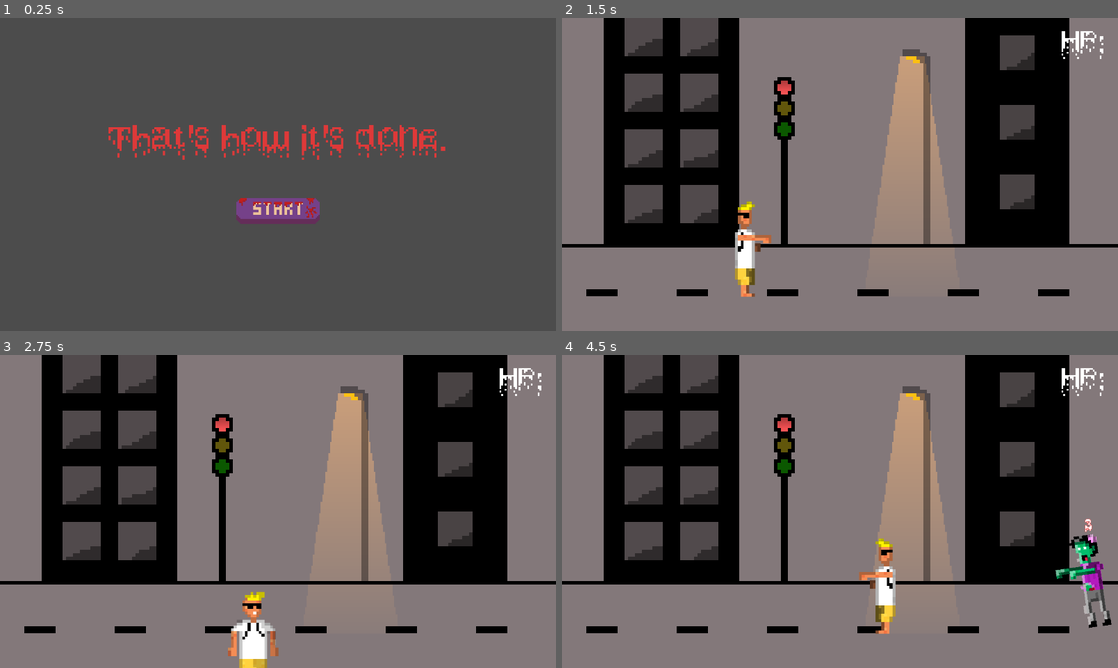
Above: before the commit, frames 1-4 (two rows, left to right).
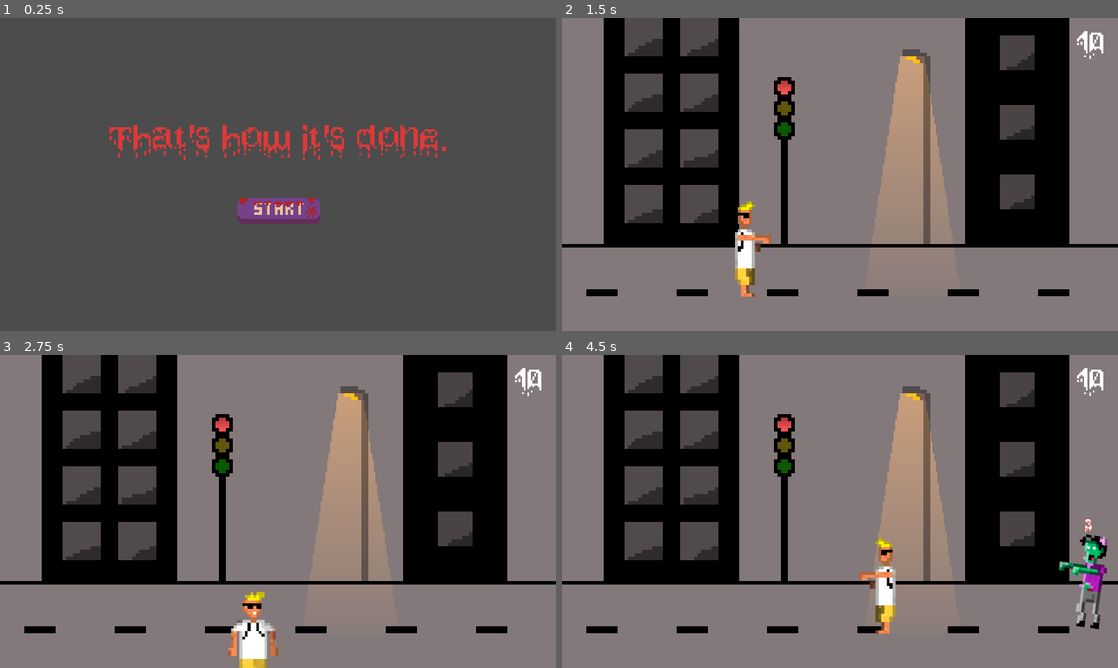
Above: after the commit, the same moments.

Repository: bartlomiejmont/McFunnyStuff
Game: Godot game, scene res://Scenes/Start.tscn
The game is run twice, just before and just after one commit, with the same random seed, the same clock (stepped at 60 frames per second) and the same inputs.
Inputs (mouse positions are in pixels of both pictures, inside the frame that each line leads up to):
- Up to frame 1 (0.25 s): no input
- Up to frame 2 (1.5 s): click (840, 212) at 0.5 s; tap Enter at 1.25 s; hold Right (ui_right) from 1.28 s (still down); tap Space (punch) at 1.35 s
- Up to frame 3 (2.75 s): release Right (ui_right) at 2.03 s; hold Down (ui_down) from 2.03 s (still down); tap Space (punch) at 2.1 s
- Up to frame 4 (4.5 s): release Down (ui_down) at 2.78 s; hold Right (ui_right) 2.78-3.53 s; tap Space (punch) at 2.85, 3.6, 4.35 s; hold Up (ui_up) 3.53-4.28 s; hold Left (ui_left) from 4.28 s (still down)

The runs differ from the first frame. In frame 1, 1.3% of the frame differs, in the area x 19-81%, y 34-66%; in frame 2, 0.3%; in frame 3, 0.3%; in frame 4, 1.5%, in the area x 88-99%, y 4-88%.

Commit message:
zombie attacks

Diff:
--- a/Player.gd
+++ b/Player.gd
@@ -7,6 +7,7 @@
 signal animate
 signal layer
 signal hitZ
+signal hitPlayer
 
 
 # Called when the node enters the scene tree for the first time.
@@ -55,3 +56,8 @@
 
 func _on_RayCast2D_colision(zombie,dgr):
 	emit_signal("hitZ",zombie,dgr)
+
+
+func _on_PlayerInside_area_entered(area):
+	print(area)
+	emit_signal("hitPlayer")
--- /dev/null
+++ b/Scenes/Blood.gd
@@ -0,0 +1 @@
+extends Particles2D
--- /dev/null
+++ b/Scenes/Game.gd
@@ -0,0 +1,14 @@
+extends Node2D
+
+signal changeHP
+
+var PlayerHP = 10
+
+func _ready():
+	emit_signal("changeHP",PlayerHP)
+
+
+
+func _on_Player_hitPlayer():
+	PlayerHP -=1
+	emit_signal("changeHP",PlayerHP)
--- a/Scenes/Game.tscn
+++ b/Scenes/Game.tscn
@@ -1,16 +1,18 @@
-[gd_scene load_steps=10 format=2]
+[gd_scene load_steps=11 format=2]
 
-[ext_resource path="res://Sprites/BG.png" type="Texture" id=1]
-[ext_resource path="res://Scenes/CanvasLayer.gd" type="Script" id=2]
-[ext_resource path="res://Scenes/Player.tscn" type="PackedScene" id=3]
-[ext_resource path="res://Scenes/Zombies.gd" type="Script" id=4]
-[ext_resource path="res://Scenes/zombie.tscn" type="PackedScene" id=5]
-[ext_resource path="res://Sprites/light.png" type="Texture" id=6]
-[ext_resource path="res://Sprites/light2.png" type="Texture" id=7]
-[ext_resource path="res://Scenes/HUD.tscn" type="PackedScene" id=8]
-[ext_resource path="res://Scenes/Timer.gd" type="Script" id=9]
+[ext_resource path="res://Scenes/Game.gd" type="Script" id=1]
+[ext_resource path="res://Sprites/BG.png" type="Texture" id=2]
+[ext_resource path="res://Scenes/CanvasLayer.gd" type="Script" id=3]
+[ext_resource path="res://Scenes/Player.tscn" type="PackedScene" id=4]
+[ext_resource path="res://Scenes/Zombies.gd" type="Script" id=5]
+[ext_resource path="res://Scenes/zombie.tscn" type="PackedScene" id=6]
+[ext_resource path="res://Sprites/light.png" type="Texture" id=7]
+[ext_resource path="res://Sprites/light2.png" type="Texture" id=8]
+[ext_resource path="res://Scenes/HUD.tscn" type="PackedScene" id=9]
+[ext_resource path="res://Scenes/Timer.gd" type="Script" id=10]
 
 [node name="Game" type="Node2D"]
+script = ExtResource( 1 )
 
 [node name="TextureRect" type="TextureRect" parent="."]
 modulate = Color( 0.647059, 0.788235, 0.803922, 1 )
@@ -19,37 +21,39 @@
 anchor_bottom = 1.0
 margin_right = 1280.0
 margin_bottom = 720.0
-texture = ExtResource( 1 )
+texture = ExtResource( 2 )
 
 [node name="CanvasLayer" type="CanvasLayer" parent="."]
-script = ExtResource( 2 )
+script = ExtResource( 3 )
 
-[node name="Player" parent="CanvasLayer" instance=ExtResource( 3 )]
+[node name="Player" parent="CanvasLayer" instance=ExtResource( 4 )]
 position = Vector2( 362.761, 524.517 )
 collision_mask = 6
 
 [node name="Zombies" type="Node" parent="."]
-script = ExtResource( 4 )
-Enemy = ExtResource( 5 )
+script = ExtResource( 5 )
+Enemy = ExtResource( 6 )
 
 [node name="Light2D" type="Light2D" parent="."]
 position = Vector2( 806.698, 364.1 )
 scale = Vector2( 3.6, 8.64 )
-texture = ExtResource( 6 )
+texture = ExtResource( 7 )
 color = Color( 0.54902, 0.321569, 0, 1 )
 
 [node name="Light2D2" type="Light2D" parent="."]
 position = Vector2( 512.693, 161.185 )
 scale = Vector2( 0.64, 0.64 )
-texture = ExtResource( 7 )
+texture = ExtResource( 8 )
 
-[node name="HUD" parent="." instance=ExtResource( 8 )]
+[node name="HUD" parent="." instance=ExtResource( 9 )]
 
 [node name="Timer" type="Timer" parent="."]
 wait_time = 3.0
 autostart = true
-script = ExtResource( 9 )
+script = ExtResource( 10 )
 
+[connection signal="changeHP" from="." to="HUD" method="_on_Game_changeHP"]
+[connection signal="hitPlayer" from="CanvasLayer/Player" to="." method="_on_Player_hitPlayer"]
 [connection signal="hitZ" from="CanvasLayer/Player" to="Zombies" method="_on_Player_hitZ"]
 [connection signal="layer" from="CanvasLayer/Player" to="CanvasLayer" method="_on_Player_layer"]
 [connection signal="timeout" from="Timer" to="Zombies" method="_on_Timer_timeout"]
--- a/Scenes/HP.gd
+++ b/Scenes/HP.gd
@@ -2,3 +2,6 @@
 
 func _ready():
 	pass # Replace with function body.
+
+func _on_HUD_labelHP(HP):
+	text = str(HP)
--- /dev/null
+++ b/Scenes/HUD.gd
@@ -0,0 +1,11 @@
+extends Node2D
+
+
+signal labelHP
+
+func _ready():
+	pass
+
+
+func _on_Game_changeHP(HP):
+	emit_signal("labelHP",HP)
--- a/Scenes/HUD.tscn
+++ b/Scenes/HUD.tscn
@@ -1,13 +1,15 @@
-[gd_scene load_steps=4 format=2]
+[gd_scene load_steps=5 format=2]
 
-[ext_resource path="res://Fonts/BleedingPixels.ttf" type="DynamicFontData" id=1]
-[ext_resource path="res://Scenes/HP.gd" type="Script" id=2]
+[ext_resource path="res://Scenes/HUD.gd" type="Script" id=1]
+[ext_resource path="res://Fonts/BleedingPixels.ttf" type="DynamicFontData" id=2]
+[ext_resource path="res://Scenes/HP.gd" type="Script" id=3]
 
 [sub_resource type="DynamicFont" id=1]
 size = 64
-font_data = ExtResource( 1 )
+font_data = ExtResource( 2 )
 
 [node name="HUD" type="Node2D"]
+script = ExtResource( 1 )
 
 [node name="CanvasLayer" type="CanvasLayer" parent="."]
 
@@ -35,4 +37,6 @@
 custom_fonts/font = SubResource( 1 )
 text = "HP:"
 uppercase = true
-script = ExtResource( 2 )
+script = ExtResource( 3 )
+
+[connection signal="labelHP" from="." to="CanvasLayer/MarginContainer/VBoxContainer/HBoxContainer/HP" method="_on_HUD_labelHP"]
--- a/Scenes/Player.tscn
+++ b/Scenes/Player.tscn
@@ -1,11 +1,11 @@
-[gd_scene load_steps=18 format=2]
+[gd_scene load_steps=19 format=2]
 
 [ext_resource path="res://Player.gd" type="Script" id=1]
 [ext_resource path="res://Sprites/Player/AdamFront.png" type="Texture" id=2]
-[ext_resource path="res://Sprites/Player/AdamPunch.png" type="Texture" id=3]
-[ext_resource path="res://Sprites/Player/AdamSide.png" type="Texture" id=4]
-[ext_resource path="res://Sprites/Player/AdamSideL.png" type="Texture" id=5]
-[ext_resource path="res://Sprites/Player/AdamSideR.png" type="Texture" id=6]
+[ext_resource path="res://Sprites/Player/AdamSide.png" type="Texture" id=3]
+[ext_resource path="res://Sprites/Player/AdamSideL.png" type="Texture" id=4]
+[ext_resource path="res://Sprites/Player/AdamSideR.png" type="Texture" id=5]
+[ext_resource path="res://Sprites/Player/AdamPunch.png" type="Texture" id=6]
 [ext_resource path="res://Scenes/AnimatedSprite.gd" type="Script" id=7]
 [ext_resource path="res://Sound/chodzenie1.wav" type="AudioStream" id=8]
 [ext_resource path="res://Scenes/AudioStreamPlayer.gd" type="Script" id=9]
@@ -20,15 +20,15 @@
 "name": "idle",
 "speed": 5.0
 }, {
-"frames": [ ExtResource( 3 ) ],
+"frames": [ ExtResource( 3 ), ExtResource( 4 ), ExtResource( 3 ), ExtResource( 5 ) ],
+"loop": true,
+"name": "run",
+"speed": 12.0
+}, {
+"frames": [ ExtResource( 6 ) ],
 "loop": true,
 "name": "punch",
 "speed": 5.0
-}, {
-"frames": [ ExtResource( 4 ), ExtResource( 5 ), ExtResource( 4 ), ExtResource( 6 ) ],
-"loop": true,
-"name": "run",
-"speed": 12.0
 } ]
 
 [sub_resource type="CapsuleShape2D" id=2]
@@ -141,8 +141,11 @@
 "values": [ 270.0 ]
 }
 
+[sub_resource type="CircleShape2D" id=6]
+radius = 23.8289
+
 [node name="Player" type="KinematicBody2D"]
-position = Vector2( 465.609, 251.929 )
+position = Vector2( 462.955, 255.91 )
 collision_mask = 2
 script = ExtResource( 1 )
 __meta__ = {
@@ -151,7 +154,7 @@
 
 [node name="AnimatedSprite" type="AnimatedSprite" parent="."]
 frames = SubResource( 1 )
-animation = "run"
+animation = "punch"
 script = ExtResource( 7 )
 
 [node name="CollisionShape2D" type="CollisionShape2D" parent="."]
@@ -181,6 +184,17 @@
 stream = ExtResource( 12 )
 volume_db = -15.0
 pitch_scale = 0.8
+
+[node name="PlayerInside" type="Area2D" parent="."]
+input_pickable = false
+collision_layer = 8
+collision_mask = 8
+
+[node name="CollisionShape2D" type="CollisionShape2D" parent="PlayerInside" groups=[
+"inside",
+]]
+position = Vector2( -1.99033, -7.29767 )
+shape = SubResource( 6 )
 
 [connection signal="animate" from="." to="AudioStreamPlayer" method="_on_Player_animate"]
 [connection signal="animate" from="." to="AnimatedSprite" method="_on_Player_animate"]
@@ -190,3 +204,4 @@
 [connection signal="runR" from="AnimatedSprite" to="AnimationPlayer" method="_on_AnimatedSprite_runR"]
 [connection signal="colision" from="RayCast2D" to="." method="_on_RayCast2D_colision"]
 [connection signal="animation_finished" from="AnimationPlayer" to="AnimatedSprite" method="_on_AnimationPlayer_animation_finished"]
+[connection signal="area_entered" from="PlayerInside" to="." method="_on_PlayerInside_area_entered"]
--- a/Scenes/Start.tscn
+++ b/Scenes/Start.tscn
@@ -17,6 +17,8 @@
 [node name="VBoxContainer" type="VBoxContainer" parent="."]
 anchor_right = 1.0
 anchor_bottom = 1.0
+margin_left = 1.58667
+margin_right = 1.58667
 alignment = 1
 
 [node name="HBoxContainer2" type="HBoxContainer" parent="VBoxContainer"]
--- a/Scenes/ZombieAnimation.gd
+++ b/Scenes/ZombieAnimation.gd
@@ -1,9 +1,13 @@
 extends AnimatedSprite
 
+signal moveR
+signal moveL
 
 
 func _on_Zombie_animateZ(movingRight):
 	if  movingRight:
-		flip_h = true
+		emit_signal("moveR")
+#		flip_h = true
 	else:
-		flip_h = false
+		emit_signal("moveL")
+#		flip_h = false
--- /dev/null
+++ b/Scenes/ZombiePlayer.gd
@@ -0,0 +1,23 @@
+extends AnimationPlayer
+
+var Hit = false
+
+func _process(delta):
+	if Hit:
+		play("Hit")
+
+
+
+func _on_ZombieAnimation_moveL():
+	if not Hit:
+		play("moveL")
+
+
+func _on_ZombieAnimation_moveR():
+	if not Hit:
+		play("moveR")
+
+
+func _on_ZombiePlayer_animation_finished(anim_name):
+	if anim_name == "Hit":
+		Hit = false
--- a/Scenes/Zombies.gd
+++ b/Scenes/Zombies.gd
@@ -12,7 +12,10 @@
 
 func _on_Player_hitZ(z,dgr):
 	var zombie = z.get_owner()
-	print("hit:", zombie)
+	var blood = z.get_child(0)
+	var zAnim = z.get_child(4)
+	zAnim.Hit = true
+#	print("hit:", zombie)
 	if zombie.HP == 1:
 		emit_signal("addPoint")
 	zombie.HP-=1
@@ -21,6 +24,7 @@
 	else:
 		zombie.get_child(0).position.x-=40
 	zombie.SPEED = zombie.SPEED/2
+
 	emit_signal("slowDown")
 
 
@@ -35,7 +39,7 @@
 	else:
 		enemy.get_child(0).position.x = 0
 	add_child(enemy)
-	print("spawn:" , enemy)
+#	print("spawn:" , enemy)
 
 func _on_Timer_timeout():
 	spawnZombie()
--- a/Scenes/zombie.tscn
+++ b/Scenes/zombie.tscn
@@ -1,58 +1,197 @@
-[gd_scene load_steps=11 format=2]
+[gd_scene load_steps=20 format=2]
 
 [ext_resource path="res://Scenes/zombie.gd" type="Script" id=1]
-[ext_resource path="res://Sprites/Enemy/zombie.png" type="Texture" id=2]
-[ext_resource path="res://Sprites/Enemy/enemyL.png" type="Texture" id=3]
-[ext_resource path="res://Sprites/Enemy/enemyR.png" type="Texture" id=4]
-[ext_resource path="res://Scenes/ZombieAnimation.gd" type="Script" id=5]
-[ext_resource path="res://Fonts/BleedingPixels.ttf" type="DynamicFontData" id=6]
-[ext_resource path="res://Scenes/ZombieHP.gd" type="Script" id=7]
+[ext_resource path="res://Scenes/Blood.gd" type="Script" id=2]
+[ext_resource path="res://Sprites/Enemy/zombie.png" type="Texture" id=3]
+[ext_resource path="res://Sprites/Enemy/enemyL.png" type="Texture" id=4]
+[ext_resource path="res://Sprites/Enemy/enemyR.png" type="Texture" id=5]
+[ext_resource path="res://Scenes/ZombieAnimation.gd" type="Script" id=6]
+[ext_resource path="res://Fonts/BleedingPixels.ttf" type="DynamicFontData" id=7]
+[ext_resource path="res://Scenes/ZombieHP.gd" type="Script" id=8]
+[ext_resource path="res://Scenes/ZombiePlayer.gd" type="Script" id=9]
 
-[sub_resource type="CapsuleShape2D" id=1]
+[sub_resource type="Gradient" id=1]
+colors = PoolColorArray( 1, 0, 0, 1, 0.803922, 0.309804, 0.309804, 0.270588 )
+
+[sub_resource type="GradientTexture" id=2]
+gradient = SubResource( 1 )
+
+[sub_resource type="ParticlesMaterial" id=3]
+emission_shape = 2
+emission_box_extents = Vector3( 10, 100, 1 )
+flag_disable_z = true
+spread = 180.0
+gravity = Vector3( 0, 0, 0 )
+initial_velocity = 150.0
+angular_velocity = 100.0
+orbit_velocity = 0.0
+orbit_velocity_random = 0.0
+scale = 5.0
+color_ramp = SubResource( 2 )
+
+[sub_resource type="CapsuleShape2D" id=4]
 radius = 45.3002
 height = 131.4
 
-[sub_resource type="SpriteFrames" id=2]
+[sub_resource type="SpriteFrames" id=5]
 animations = [ {
-"frames": [ ExtResource( 2 ), ExtResource( 3 ), ExtResource( 2 ), ExtResource( 4 ) ],
+"frames": [ ExtResource( 3 ), ExtResource( 4 ), ExtResource( 3 ), ExtResource( 5 ) ],
 "loop": true,
 "name": "default",
 "speed": 6.0
 } ]
 
-[sub_resource type="DynamicFont" id=3]
+[sub_resource type="DynamicFont" id=6]
 size = 32
 outline_size = 1
 outline_color = Color( 1, 0.388235, 0.388235, 1 )
-font_data = ExtResource( 6 )
+font_data = ExtResource( 7 )
+
+[sub_resource type="Animation" id=9]
+resource_name = "Hit"
+length = 0.5
+step = 0.05
+tracks/0/type = "value"
+tracks/0/path = NodePath("Blood:emitting")
+tracks/0/interp = 1
+tracks/0/loop_wrap = true
+tracks/0/imported = false
+tracks/0/enabled = true
+tracks/0/keys = {
+"times": PoolRealArray( 0, 0.5 ),
+"transitions": PoolRealArray( 1, 1 ),
+"update": 1,
+"values": [ true, false ]
+}
+tracks/1/type = "value"
+tracks/1/path = NodePath("ZombieAnimation:modulate")
+tracks/1/interp = 1
+tracks/1/loop_wrap = true
+tracks/1/imported = false
+tracks/1/enabled = true
+tracks/1/keys = {
+"times": PoolRealArray( 0, 0.2, 0.5 ),
+"transitions": PoolRealArray( 1, 1, 1 ),
+"update": 0,
+"values": [ Color( 1, 0.631373, 0.631373, 1 ), Color( 1, 0, 0, 1 ), Color( 1, 1, 1, 1 ) ]
+}
+
+[sub_resource type="Animation" id=7]
+resource_name = "moveL"
+tracks/0/type = "value"
+tracks/0/path = NodePath("ZombieAnimation:animation")
+tracks/0/interp = 1
+tracks/0/loop_wrap = true
+tracks/0/imported = false
+tracks/0/enabled = true
+tracks/0/keys = {
+"times": PoolRealArray( 0, 1 ),
+"transitions": PoolRealArray( 1, 1 ),
+"update": 1,
+"values": [ "default", "default" ]
+}
+tracks/1/type = "value"
+tracks/1/path = NodePath("ZombieAnimation:flip_h")
+tracks/1/interp = 1
+tracks/1/loop_wrap = true
+tracks/1/imported = false
+tracks/1/enabled = true
+tracks/1/keys = {
+"times": PoolRealArray( 0 ),
+"transitions": PoolRealArray( 1 ),
+"update": 1,
+"values": [ false ]
+}
+
+[sub_resource type="Animation" id=8]
+resource_name = "moveR"
+tracks/0/type = "value"
+tracks/0/path = NodePath("ZombieAnimation:animation")
+tracks/0/interp = 1
+tracks/0/loop_wrap = true
+tracks/0/imported = false
+tracks/0/enabled = true
+tracks/0/keys = {
+"times": PoolRealArray( 0, 1 ),
+"transitions": PoolRealArray( 1, 1 ),
+"update": 1,
+"values": [ "default", "default" ]
+}
+tracks/1/type = "value"
+tracks/1/path = NodePath("ZombieAnimation:flip_h")
+tracks/1/interp = 1
+tracks/1/loop_wrap = true
+tracks/1/imported = false
+tracks/1/enabled = true
+tracks/1/keys = {
+"times": PoolRealArray( 0, 1 ),
+"transitions": PoolRealArray( 1, 1 ),
+"update": 1,
+"values": [ true, false ]
+}
+
+[sub_resource type="CircleShape2D" id=10]
+radius = 22.8728
 
 [node name="Zombie" type="CanvasLayer"]
 script = ExtResource( 1 )
 
 [node name="Area2D" type="Area2D" parent="."]
-position = Vector2( 969.456, 456.962 )
+position = Vector2( 920.837, 478.088 )
 collision_layer = 2
 __meta__ = {
 "_edit_group_": true
 }
 
+[node name="Blood" type="Particles2D" parent="Area2D"]
+emitting = false
+amount = 50
+lifetime = 0.3
+one_shot = true
+explosiveness = 1.0
+process_material = SubResource( 3 )
+script = ExtResource( 2 )
+
 [node name="CollisionShape2D2" type="CollisionShape2D" parent="Area2D"]
 position = Vector2( 5, 0 )
-shape = SubResource( 1 )
+shape = SubResource( 4 )
 
 [node name="ZombieAnimation" type="AnimatedSprite" parent="Area2D"]
-frames = SubResource( 2 )
-frame = 2
+frames = SubResource( 5 )
 playing = true
-script = ExtResource( 5 )
+script = ExtResource( 6 )
 
 [node name="ZombieHP" type="Label" parent="Area2D"]
 margin_left = -8.27136
 margin_top = -145.057
 margin_right = 33.7286
 margin_bottom = -113.057
-custom_fonts/font = SubResource( 3 )
+custom_fonts/font = SubResource( 6 )
 text = "HP"
-script = ExtResource( 7 )
+script = ExtResource( 8 )
+
+[node name="ZombiePlayer" type="AnimationPlayer" parent="Area2D"]
+anims/Hit = SubResource( 9 )
+anims/moveL = SubResource( 7 )
+anims/moveR = SubResource( 8 )
+script = ExtResource( 9 )
+
+[node name="ZombieInside" type="Area2D" parent="Area2D" groups=[
+"inside",
+]]
+position = Vector2( 0.0716553, -27.1005 )
+input_pickable = false
+collision_layer = 8
+collision_mask = 8
+__meta__ = {
+"_edit_group_": true
+}
+
+[node name="CollisionShape2D" type="CollisionShape2D" parent="Area2D/ZombieInside"]
+position = Vector2( 7.16248, 8.96851 )
+shape = SubResource( 10 )
 
 [connection signal="animateZ" from="." to="Area2D/ZombieAnimation" method="_on_Zombie_animateZ"]
+[connection signal="moveL" from="Area2D/ZombieAnimation" to="Area2D/ZombiePlayer" method="_on_ZombieAnimation_moveL"]
+[connection signal="moveR" from="Area2D/ZombieAnimation" to="Area2D/ZombiePlayer" method="_on_ZombieAnimation_moveR"]
+[connection signal="animation_finished" from="Area2D/ZombiePlayer" to="Area2D/ZombiePlayer" method="_on_ZombiePlayer_animation_finished"]
